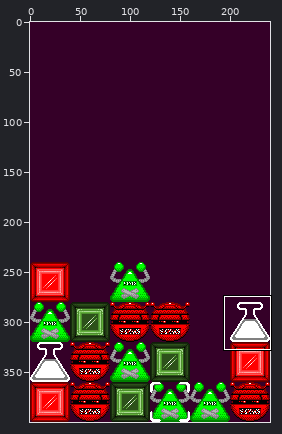
A sprite sheet gets an edit: levels/screens/0-new5-1.png. Above, an overview of the earlier version with the close-up marked.
Close-up. Old version:
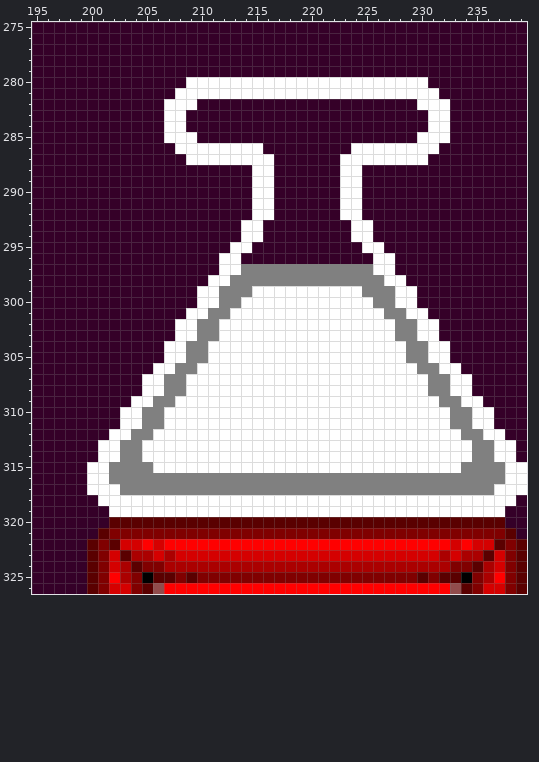
The file is 240x400 pixels. Colours within 5 levels of each other are drawn and written as one. Shown: x 195..239, y 275..326. The commit also changed other parts of the picture, which this record leaves out.
The result:
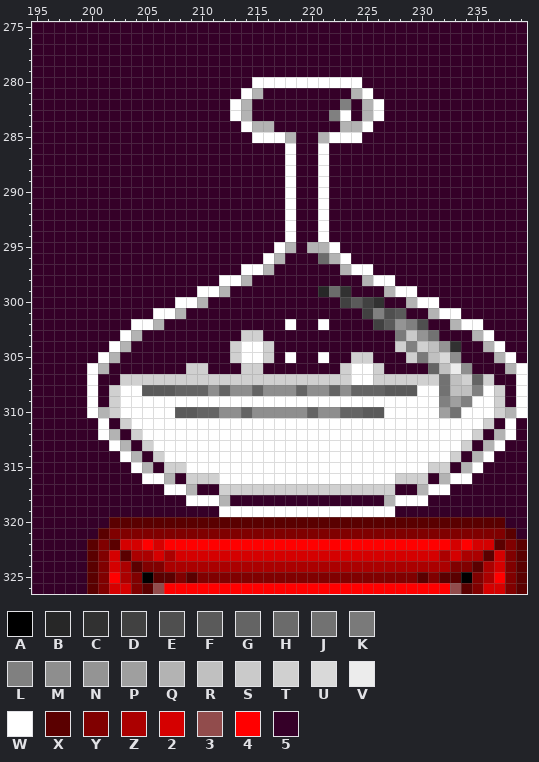
Palette (. is transparent): A #000000  B #272727  C #313131  D #414141  E #4f4f4f  F #5a5a5a  G #646464  H #6b6b6b  J #727272  K #7a7a7a  L #808080  M #8e8e8e  N #949494  P #9f9f9f  Q #b3b3b3  R #c0c0c0  S #cacaca  T #d0d0d0  U #d9d9d9  V #ececec  W #ffffff  X #5a0000  Y #800000  Z #ab0000  2 #d50000  3 #914c4c  4 #ff0000  5 #350028
The edit:
Changed rows in their new state; - is an unchanged pixel.
first column x 200:
280 ---------555555----------555555---------
281 --------555555-Q55555555Q-555555--------
282 -------555---WQ--------L-QW---555-------
283 -------55----WQ-------LW-QW----55-------
284 -------55-----WQQ------QQW-----55-------
285 -------555-----WWWQ--QWWW-----555-------
286 --------55555555--W--W--55555555--------
287 ---------55555555-W--W-55555555---------
288 ---------------55-W--W-55---------------
289 ---------------55-W--W-55---------------
290 ---------------55-W--W-55---------------
291 ---------------55-W--W-55---------------
292 ---------------55-W--W-55---------------
293 --------------55--W--W--55--------------
294 --------------55--W--W--55--------------
295 -------------55--WQ-QQW--55-------------
296 ------------55--WQ---HQW--55------------
297 ------------55WWQ555555QWW55------------
298 -----------5-WQ5555555555QW-5-----------
299 ------------Q55555555BHC555Q------------
300 --------WWQ555555555555DFDC55QWW--------
301 ------WWQ5555555555555555DLEF55QWW------
302 ----WWQ-5555555555-55-5555DFN-E5-QWW----
303 ---WQ---555555TT555555555555KSNJ---QW---
304 --WQ---555555T--T55555555555T-TRNC--QW--
305 -WQ----555555T--T5-55-55TT555TKRUM---QW-
306 WQ----555TT555TT5555555T--T5555GRVM---QW
307 W--TTTTTTTTTTTTTTTTTTTTT--TTTTTTJRTGT--W
308 W-TWWFFFGGGMGMMGMMMGMMGMGGGFFF-WJRRLWT-W
309 W-TW--WW-------------------------PL-WT-W
310 WQT--WW-FFGGMMGMMMMMGMMGGFF-----PJW--TQW
311 -W-T-WW--------------------------WW-T-W-
312 -WQ5TW----------------------------WT5QW-
313 -5-Q5T----------------------------T5Q-5-
314 -55WQ5T--------------------------T5QW55-
315 5555WQ5TT----------------------TT5QW5555
316 55555WWQ5TTTWWWWWWWWWWWWWWWWTTT5QWW55555
317 5555555WWQ55TTTTTTTTTTTTTTTT55QWW5555555
318 -55555555---Q55555555555555Q---55555555-
319 --5555555555----------------5555555555--
Boxes around the changes in both close-ups, in picture pixels (x1, y1, x2, y2):
changed: (87, 77, 527, 517)
